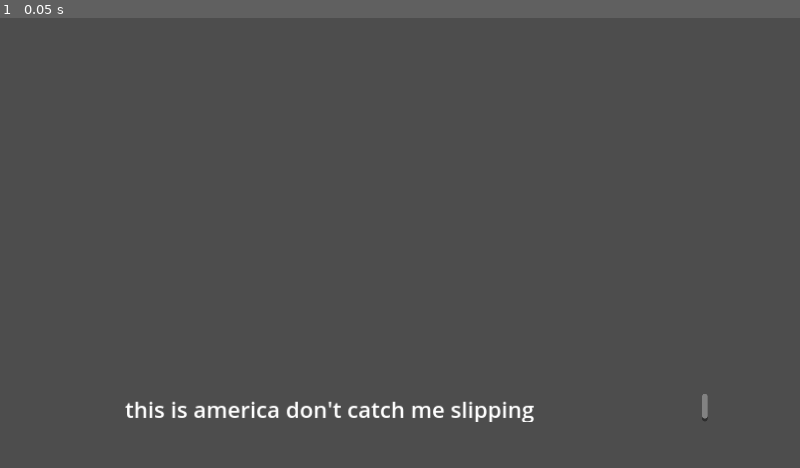
Above: before the commit, frame 1.
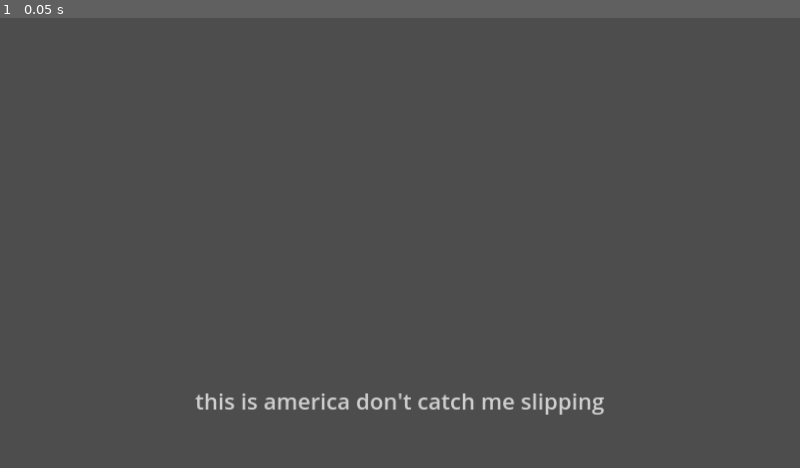
Above: after the commit, the same moment.

Repository: Bbubbee/GhostsInUs
Game: Godot game, scene res://scenes/levels/level_manager/level_manager.tscn
The game is run twice, just before and just after one commit, with the same random seed, the same clock (stepped at 60 frames per second) and the same inputs.
Inputs:
- Up to frame 1 (0.05 s): no input

The runs differ from the first frame. In frame 1, 1.5% of the frame differs, in the area x 15-89%, y 83-90%.

Commit message:
transfer

Diff:
--- a/scenes/levels/level_manager/base_level.gd
+++ b/scenes/levels/level_manager/base_level.gd
@@ -15,13 +15,13 @@
 @onready var subtitle = $Subtitle
 
 @export var blue: Color = Color("#4682b4")
-@export var green: Color = Color("#639765")
+@export var white: Color = Color("#639765")
 @export var red: Color = Color("#a65455")
 
 
 
 func _ready():
-	subtitle.text = text
+	set_subtitle()
 
 
 func init(enter_params: Types.EnterParams = null):
@@ -39,16 +39,24 @@
 		if key_typed == text[index]:
 			# Advance to the next character.
 			index = min(index+1, text.length()-1)
-			set_next_char()
+			set_subtitle()
+
 
 # Display correctly typed character
-func set_next_char():
+func set_subtitle():
+	# Correct chars.
 	var blue_text = get_bbcode_color_tag(blue) + text.substr(0, index) + get_bbcode_color_tag()
-	var green_text = get_bbcode_color_tag(green) + text.substr(index, 1) + get_bbcode_color_tag()
-	var red_text = get_bbcode_color_tag(red) + text.substr(index+1, text.length()-1) + get_bbcode_color_tag()
-	subtitle.text = blue_text+green_text+red_text
+	# Current char.
+	var green_text = get_bbcode_color_tag(white) + text.substr(index, 1) + get_bbcode_color_tag()
+	# Chars left.
+	var red_text = get_bbcode_color_tag(white) + text.substr(index+1, text.length()-1) + get_bbcode_color_tag()
+	subtitle.text = set_center_tags(blue_text+green_text+red_text)
 
 
 func get_bbcode_color_tag(color = null) -> String:
-	if color: return "[color=#" + color.to_html(false) + "]"
+	if color: return "[color=#" + color.to_html() + "]"
 	else: return "[/color]"
+
+
+func set_center_tags(string_to_center: String) -> String:
+	return "[center]" + string_to_center + "[/center]"
--- a/scenes/levels/level_manager/base_level.tscn
+++ b/scenes/levels/level_manager/base_level.tscn
@@ -4,13 +4,24 @@
 
 [node name="BaseLevel" type="Node2D"]
 script = ExtResource("1_s73ik")
+blue = Color(0.980392, 1, 0, 1)
+white = Color(1, 1, 1, 0.729412)
+red = Color(0.980392, 0, 0.0117647, 1)
 
 [node name="Subtitle" type="RichTextLabel" parent="."]
-offset_left = 180.0
-offset_top = 541.0
-offset_right = 1019.0
-offset_bottom = 581.0
+anchors_preset = 7
+anchor_left = 0.5
+anchor_top = 1.0
+anchor_right = 0.5
+anchor_bottom = 1.0
+offset_top = 529.0
+offset_right = 1153.0
+offset_bottom = 650.0
+grow_horizontal = 2
+grow_vertical = 0
+size_flags_horizontal = 4
 size_flags_vertical = 8
 theme_override_font_sizes/normal_font_size = 32
 bbcode_enabled = true
 text = "Hello test textq"
+scroll_active = false
